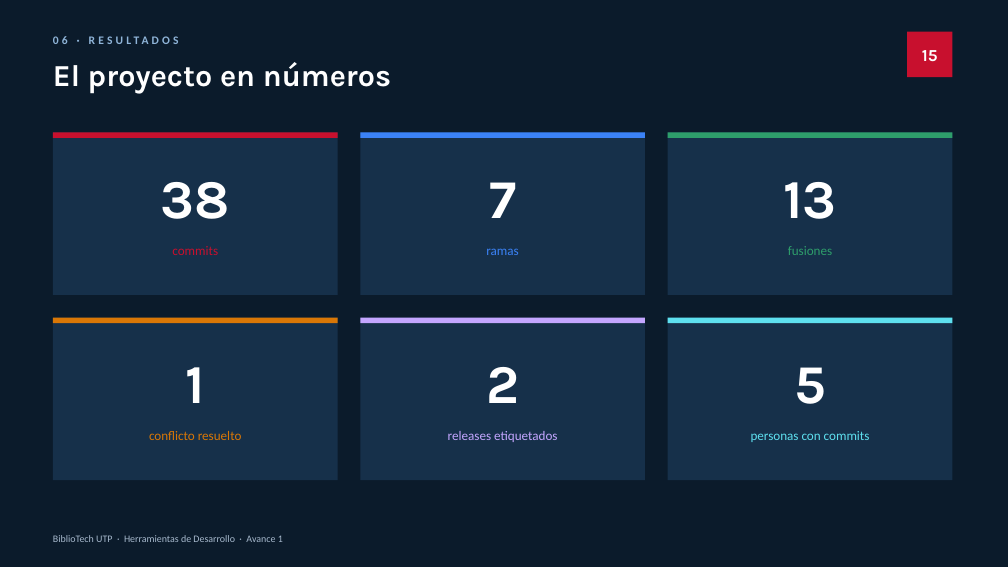
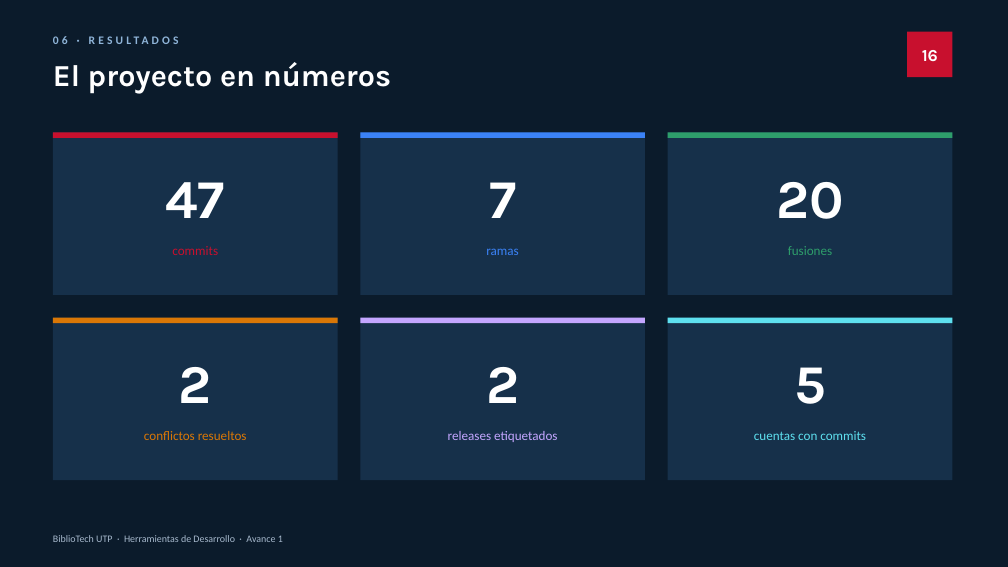
Before and after one commit to nocompe/Herramienta-de-desarrollo-biblioteca, a slide deck: slide 16 of docs/Avance1-BiblioTech-UTP.pptx (slide 15 before the commit). Drawn at 1008x567 pixels with LibreOffice and Linux fonts; fonts in the diff are those of the drawing. Boxes give left, top, right and bottom in pixels: in the first picture for what was removed or moved away, otherwise in the second. Text is boxed around its words. In the diff, an @@ line names an element or a change of style, - is before the commit and + after.

Commit message:
docs: documentar el segundo conflicto y aplicar el formato institucional al informe
- Informe con la tipografia, los colores y la caratula del formato de
  referencia: Times New Roman en portada y Calibri Light en titulos.
- Integrantes con nombre completo y codigo UTP.
- Nuevo apartado 3.3 g): el conflicto en Socios.jsx y por que se resolvio
  eligiendo una version en lugar de combinar las dos.
- Cifras al dia: 47 commits, 20 fusiones, 2 conflictos resueltos.
- Presentacion: diapositiva nueva sobre el segundo conflicto (18 en total).

```diff
--- a/docs/Avance1-BiblioTech-UTP.pptx
+++ b/docs/Avance1-BiblioTech-UTP.pptx
@@ text at [922,50,938,61]: text changed @@
-15
+16
@@ text at [165,182,225,218]: text changed @@
-38
+47
@@ text at [776,182,843,219]: text changed @@
-13
+20
@@ text at [179,367,212,403]: text changed @@
-1
+2
@@ text at [144,431,247,440]: text changed @@
-conflicto resuelto
+conflictos resueltos
@@ text at [754,431,866,440]: text changed @@
-personas con commits
+cuentas con commits
```
Also in this commit, not shown: 4 other slides changed, 1 slide added, 1 other file.
